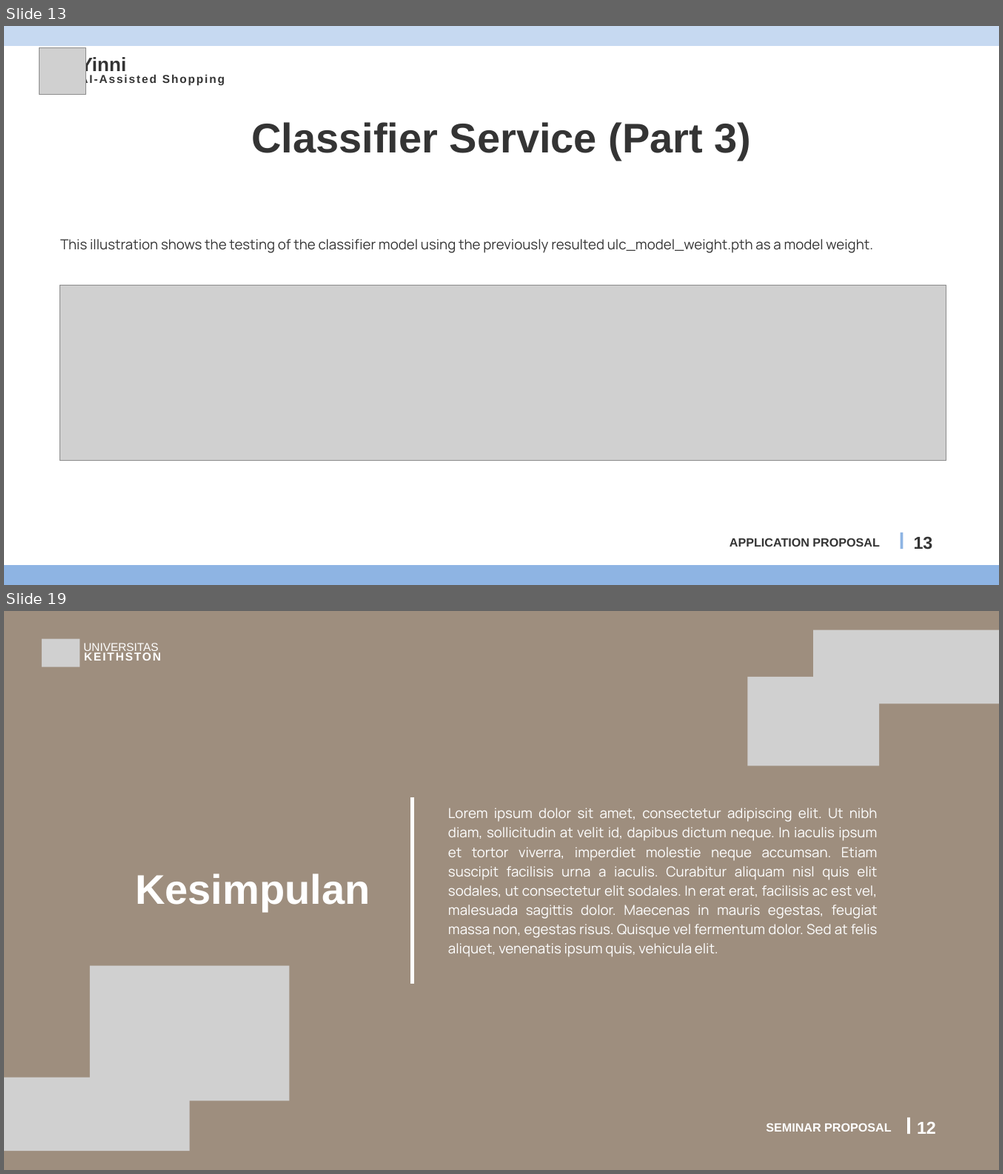
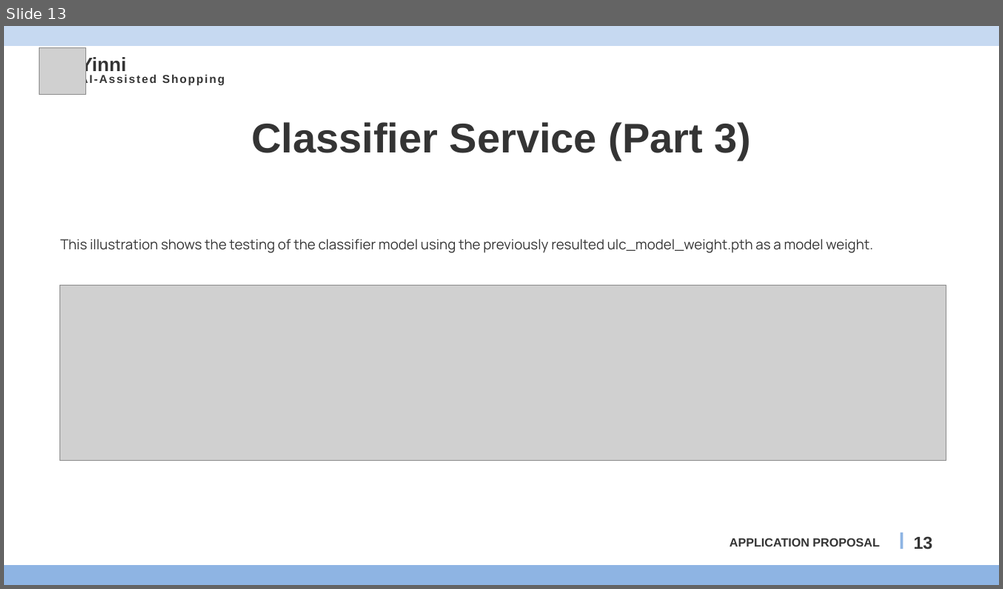
Before and after one commit to azzamt11/yinni_backend, a slide deck: yinni_app_proposal.pptx. Shown one above the other, each under a label of ours: slides 13 and 19 before the commit, slide 13 after it; the slides between them are not shown. The pictures are 1003x1174 and 1003x589 pixels, drawn with LibreOffice and Linux fonts; fonts in the diff are those of the drawing; grey boxes stand for pictures. Boxes give left, top, right and bottom in pixels: in the first picture for what was removed or moved away, otherwise in the second. Text is boxed around its words. In the diff, an @@ line names an element or a change of style, - is before the commit and + after.

```diff
--- a/yinni_app_proposal.pptx
+++ b/yinni_app_proposal.pptx
@@ slide 19 removed at [4,611,999,1170], background #9E8E7E @@
@@ picture removed at [813,630,999,703] @@
@@ picture removed at [42,639,80,667] @@
@@ text removed at [80,652,165,665] @@
-KEITHSTON
@@ text removed at [83,643,158,654] @@
-UNIVERSITAS
@@ picture removed at [747,677,878,766] @@
@@ freeform shape removed at [410,797,414,983] @@
@@ text removed at [448,808,877,957] @@
-Lorem ipsum dolor sit amet, consectetur adipiscing elit. Ut nibh diam, sollicitudin at velit id, dapibus dictum neque. In iaculis ipsum et tortor viverra, imperdiet molestie neque accumsan. Etiam suscipit facilisis urna a iaculis. Curabitur aliquam nisl quis elit sodales, ut consectetur elit sodales. In erat erat, facilisis ac est vel, malesuada sagittis dolor. Maecenas in mauris egestas, feugiat massa non, egestas risus. Quisque vel fermentum dolor. Sed at felis aliquet, venenatis ipsum quis, vehicula elit.
@@ text removed at [135,874,370,912] @@
-Kesimpulan
@@ picture removed at [90,966,290,1102] @@
@@ picture removed at [4,1077,190,1151] @@
@@ line removed from (908, 1118) to (908, 1134) @@
@@ text removed at [765,1124,891,1132] @@
-SEMINAR PROPOSAL
@@ text removed at [916,1122,936,1134] @@
-12
```
Also in this commit, not shown: 3 slides changed, 6 slides added, 6 other slides removed, 1 other file.
